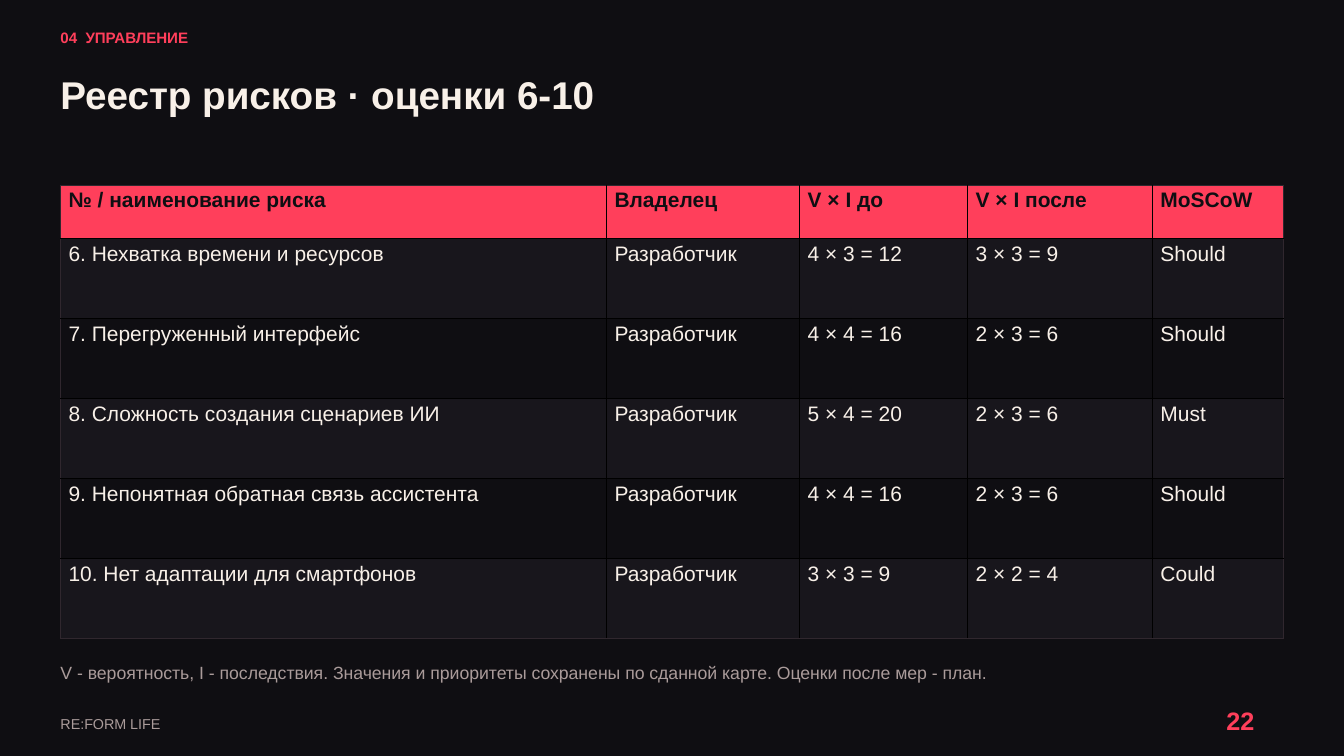
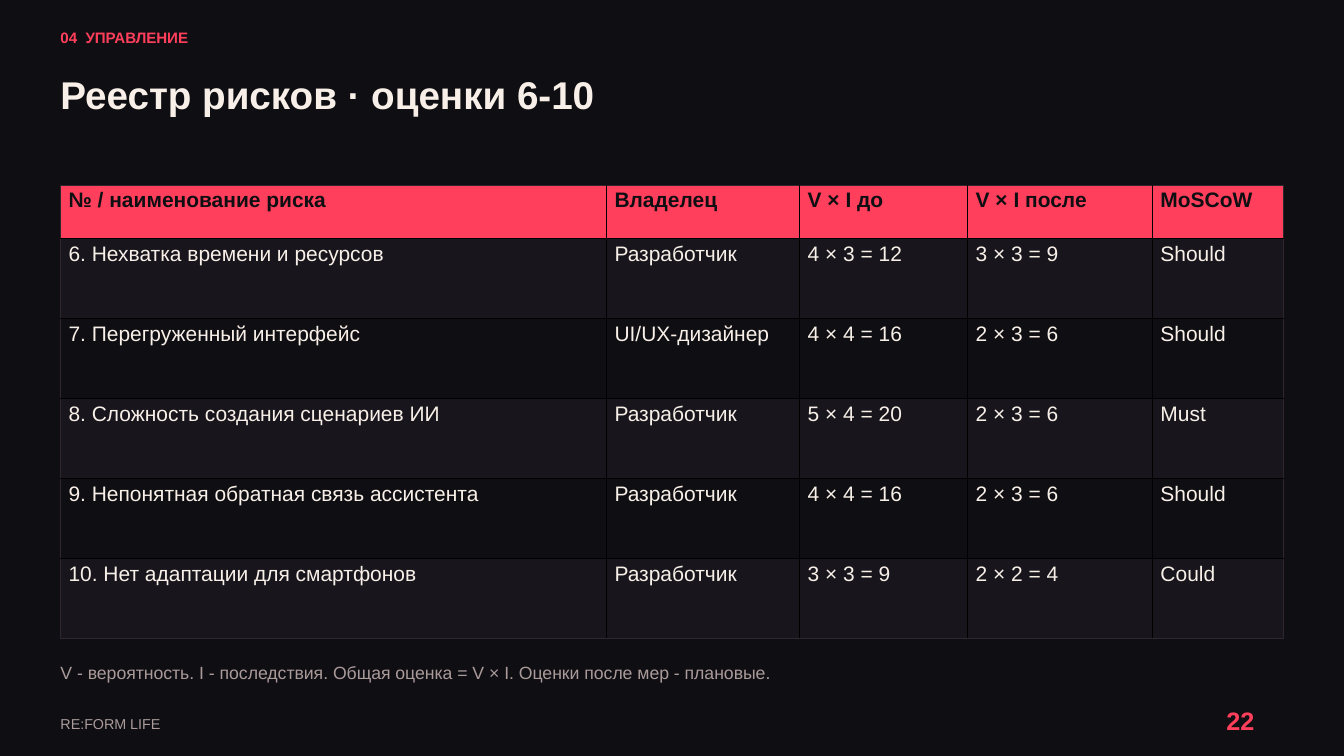
Before and after one commit to kartaamigo/RE-FORM-LIFE, a slide deck: slide 22 of docs/project-plan/RE_FORM_LIFE_Reviewed_Design.pptx. Drawn at 1344x756 pixels with LibreOffice and Linux fonts; fonts in the diff are those of the drawing. Boxes give left, top, right and bottom in pixels: in the first picture for what was removed or moved away, otherwise in the second. Text is boxed around its words. In the diff, an @@ line names an element or a change of style, - is before the commit and + after.

```diff
--- a/docs/project-plan/RE_FORM_LIFE_Reviewed_Design.pptx
+++ b/docs/project-plan/RE_FORM_LIFE_Reviewed_Design.pptx
@@ table at [60,185,1283,638] @@
-row 3, column 2: Разработчик
+row 3, column 2: UI/UX-дизайнер
@@ text at [60,666,771,683]: text changed @@
-V - вероятность, I - последствия. Значения и приоритеты сохранены по сданной карте. Оценки после мер - план.
+V - вероятность. I - последствия. Общая оценка = V × I. Оценки после мер - плановые.
```
Also in this commit, not shown: 7 other slides changed, 1 other file.
